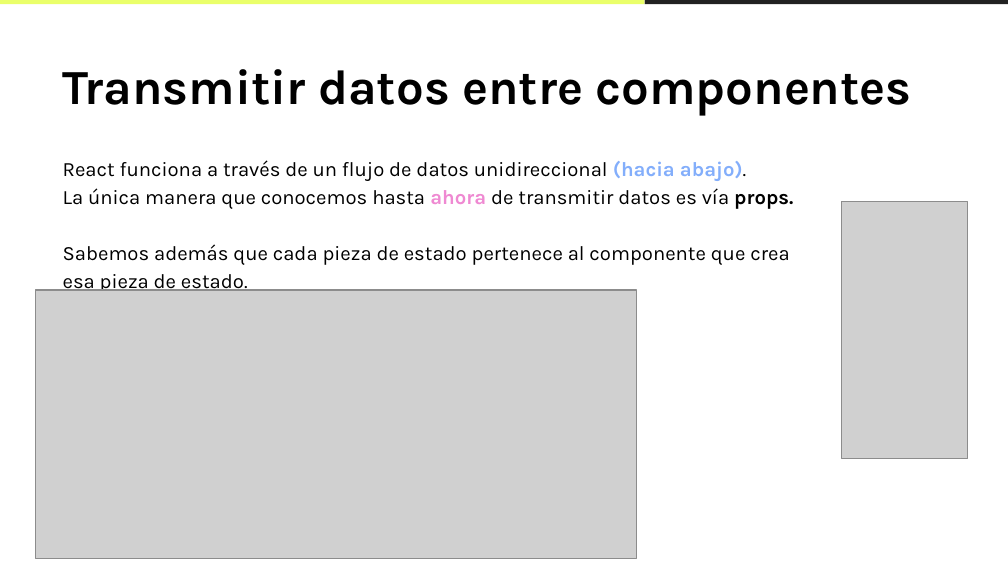
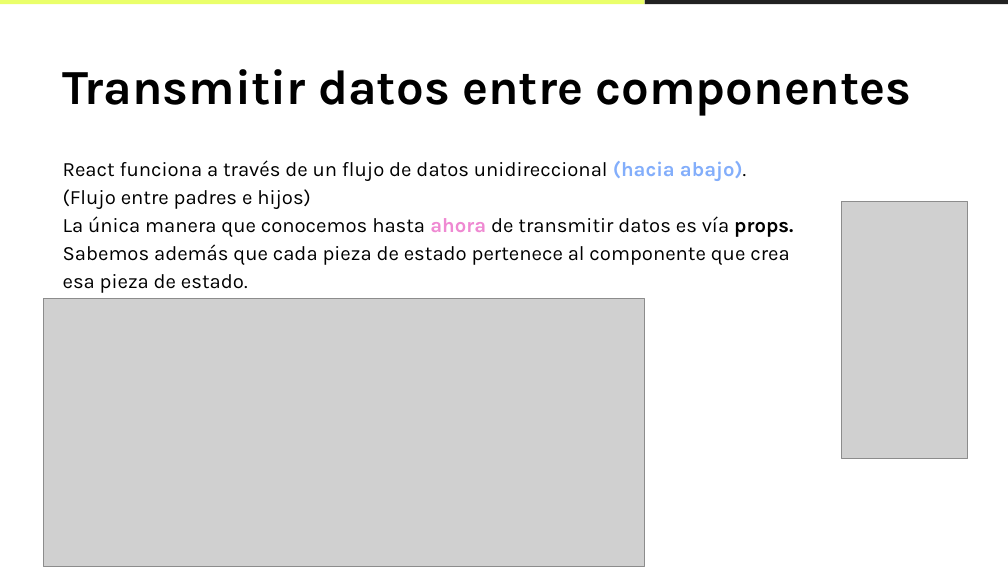
Before and after one commit to Arturogrottoli/Project-React-Js, a slide deck: slide 5 of Clase06/Unidad 6 - Clase en vivo.pptx. Drawn at 1008x567 pixels with LibreOffice and Linux fonts; fonts in the diff are those of the drawing; grey boxes stand for pictures; background and template pictures are left out. Boxes give left, top, right and bottom in pixels: in the first picture for what was removed or moved away, otherwise in the second. Text is boxed around its words. In the diff, an @@ line names an element or a change of style, - is before the commit and + after.

```diff
--- a/Clase06/Unidad 6 - Clase en vivo.pptx
+++ b/Clase06/Unidad 6 - Clase en vivo.pptx
@@ text at (63,160,746,209): text changed @@
-React funciona a través de un flujo de datos unidireccional (hacia abajo).
+React funciona a través de un flujo de datos unidireccional (hacia abajo).
+(Flujo entre padres e hijos)
@@ picture: place and size @@
-picture at (35,290,637,558)
+picture at (43,298,645,566)
```
Also in this commit, not shown: 3 other slides changed, 1 other file.
